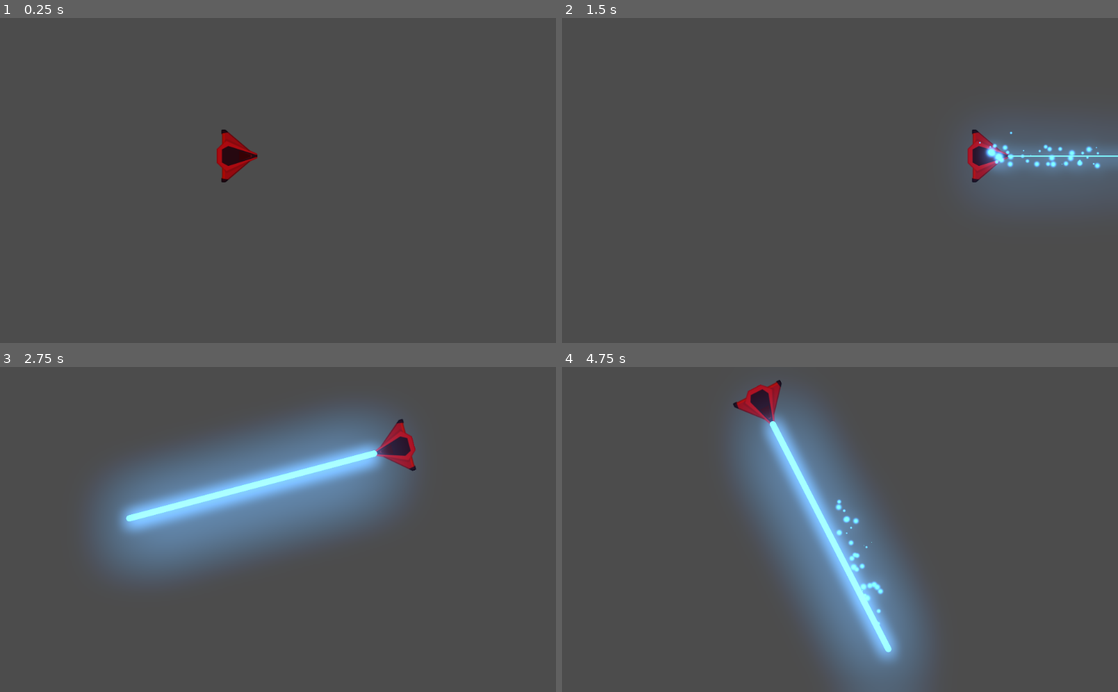
Above: before the commit, frames 1-4 (two rows, left to right).
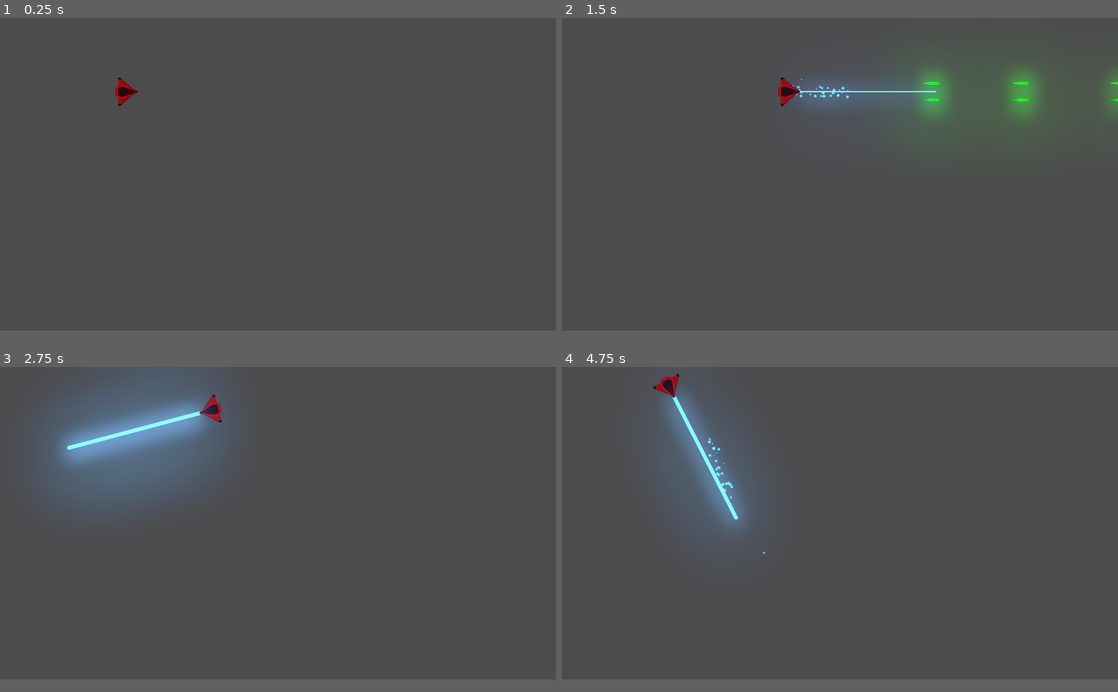
Above: after the commit, the same moments.

Repository: santiagonickisch/Space_Issues
Game: Godot game, scene res://Juego/Niveles/NivelTest.tscn
Two runs of this game, one before a commit and one after it. Both use one fixed random seed, a clock stepped at 60 frames per second and the inputs below.
Inputs (mouse positions are in pixels of both pictures, inside the frame that each line leads up to):
- Up to frame 1 (0.25 s): no input
- Up to frame 2 (1.5 s): tap Enter at 0.5 s; move the mouse to (962, 164) at 0.52 s; press the mouse at (962, 164) at 0.53 s; hold W (mover_adelante) 0.53-1.28 s; move the mouse to (728, 196) at 1.27 s; release the mouse at (728, 196) at 1.28 s; hold S (mover_atras) from 1.28 s (still down); tap Space (disparo_secundario) at 1.35 s
- Up to frame 3 (2.75 s): move the mouse to (333, 458) at 2.02 s; release S (mover_atras) at 2.03 s; hold W (mover_adelante) from 2.03 s (still down); hold A (rotar_antihorario) from 2.03 s (still down)
- Up to frame 4 (4.75 s): move the mouse to (812, 594) at 2.77 s; release A (rotar_antihorario) at 2.78 s; tap D (rotar_horario) at 2.85 s; move the mouse to (1006, 578) at 3.52 s; release W (mover_adelante) at 3.53 s; press the mouse at (1006, 578) at 3.53 s; hold S (mover_atras) from 3.53 s (still down); move the mouse to (673, 480) at 4.27 s; release the mouse at (673, 480) at 4.28 s; tap Space (disparo_secundario) at 4.35 s
In our replay, the window is 800x468 before the commit and 800x450 after it. These sizes can differ from the game's own. Grey fills any space a smaller window leaves; there, only what the larger window draws over its background counts as a difference.

The runs differ from the first frame. In frame 1, 0.8% of the frame differs, in the area x 20-47%, y 18-51%; in frame 2, 9.4%; in frame 3, 27%, in the area x 7-75%, y 0-66%; in frame 4, 22%.

Commit message:
Clase 5.1
- Ajustado Display/window/size
- Ajustado Display/Window/Stretch
- Agregado icono personalizado del proyecto
- 5 mascaras hechas

Diff:
--- a/Juego/Niveles/NivelTest.tscn
+++ b/Juego/Niveles/NivelTest.tscn
@@ -1,14 +1,21 @@
-[gd_scene load_steps=5 format=2]
+[gd_scene load_steps=6 format=2]
 
 [ext_resource path="res://Juego/Naves/Player/Player.tscn" type="PackedScene" id=1]
 [ext_resource path="res://Juego/Niveles/Nivel.gd" type="Script" id=2]
 [ext_resource path="res://Juego/SFX/disparo_laser_sfx.ogg" type="AudioStream" id=3]
 [ext_resource path="res://default_env.tres" type="Environment" id=4]
+[ext_resource path="res://Juego/Proyectiles/ProyectilPlayer.tscn" type="PackedScene" id=5]
 
 [node name="Nivel" type="Node2D"]
 script = ExtResource( 2 )
 
 [node name="Player" parent="." instance=ExtResource( 1 )]
+z_index = 50
+z_as_relative = false
+collision_mask = 6
+
+[node name="Canion" parent="Player" index="2"]
+proyectil = ExtResource( 5 )
 
 [node name="disparoSFX" parent="Player/Canion" index="2"]
 stream = ExtResource( 3 )
--- a/Juego/Proyectiles/Laser/LaserBeam2D.tscn
+++ b/Juego/Proyectiles/Laser/LaserBeam2D.tscn
@@ -61,6 +61,8 @@
 color_ramp = SubResource( 2 )
 
 [node name="LaserBeam2D" type="RayCast2D"]
+z_index = 40
+z_as_relative = false
 enabled = true
 cast_to = Vector2( 0, 0 )
 script = ExtResource( 1 )
--- /dev/null
+++ b/Juego/Proyectiles/ProyectilEnemigo.tscn
@@ -0,0 +1,25 @@
+[gd_scene load_steps=4 format=2]
+
+[ext_resource path="res://Juego/Proyectiles/Proyectiles.tscn" type="PackedScene" id=1]
+[ext_resource path="res://Juego/Proyectiles/proyectil_enemigo.png" type="Texture" id=2]
+
+[sub_resource type="CapsuleShape2D" id=1]
+radius = 4.99996
+height = 26.0001
+
+[node name="ProyectilEnemigo" instance=ExtResource( 1 )]
+z_index = 39
+collision_layer = 16
+collision_mask = 5
+
+[node name="Sprite" parent="." index="0"]
+modulate = Color( 0.701179, 0.303131, 0.902344, 1 )
+texture = ExtResource( 2 )
+
+[node name="CollisionShape2D" parent="." index="1"]
+modulate = Color( 1, 1, 1, 1 )
+shape = SubResource( 1 )
+
+[node name="VisibilityNotifier2D" parent="." index="2"]
+position = Vector2( -1.72853e-06, 9.53674e-07 )
+scale = Vector2( 1.8, 0.5 )
--- /dev/null
+++ b/Juego/Proyectiles/ProyectilPlayer.tscn
@@ -0,0 +1,16 @@
+[gd_scene load_steps=3 format=2]
+
+[ext_resource path="res://Juego/Proyectiles/Proyectiles.tscn" type="PackedScene" id=1]
+
+[sub_resource type="CapsuleShape2D" id=1]
+radius = 5.99991
+height = 48.0001
+
+[node name="ProyectilPlayer" instance=ExtResource( 1 )]
+z_index = 40
+collision_layer = 8
+collision_mask = 6
+
+[node name="CollisionShape2D" parent="." index="1"]
+modulate = Color( 1, 1, 1, 1 )
+shape = SubResource( 1 )
--- a/Juego/Proyectiles/Proyectiles.tscn
+++ b/Juego/Proyectiles/Proyectiles.tscn
@@ -1,14 +1,11 @@
-[gd_scene load_steps=4 format=2]
+[gd_scene load_steps=3 format=2]
 
 [ext_resource path="res://Juego/Proyectiles/proyectil_player.png" type="Texture" id=1]
 [ext_resource path="res://Juego/Proyectiles/Proyectiles.gd" type="Script" id=2]
 
-[sub_resource type="CapsuleShape2D" id=1]
-radius = 7.0
-height = 48.0
-
 [node name="Proyectil" type="Area2D"]
 position = Vector2( 42, -29 )
+z_as_relative = false
 script = ExtResource( 2 )
 
 [node name="Sprite" type="Sprite" parent="."]
@@ -19,7 +16,6 @@
 [node name="CollisionShape2D" type="CollisionShape2D" parent="."]
 modulate = Color( 0.172549, 0.027451, 1, 1 )
 rotation = 1.5708
-shape = SubResource( 1 )
 
 [node name="VisibilityNotifier2D" type="VisibilityNotifier2D" parent="."]
 modulate = Color( 1, 0, 0.74902, 1 )
--- a/project.godot
+++ b/project.godot
@@ -44,13 +44,28 @@
 
 [application]
 
-config/name="Space_Issues"
+config/name="Space Issues"
 run/main_scene="res://Juego/Niveles/NivelTest.tscn"
-config/icon="res://icon.png"
+config/icon="res://space_issues_icono.png"
 
 [autoload]
 
 Eventos="*res://Autoload/Eventos.gd"
+
+[display]
+
+window/size/width=1920
+window/size/height=1080
+window/size/resizable=false
+window/size/always_on_top=true
+window/size/test_width=1280
+window/size/test_height=720
+window/stretch/mode="2d"
+window/stretch/aspect="keep"
+
+[global]
+
+layernames=false
 
 [gui]
 
@@ -93,6 +108,14 @@
  ]
 }
 
+[layer_names]
+
+2d_physics/layer_1="player"
+2d_physics/layer_2="enemigo"
+2d_physics/layer_3="meteorito"
+2d_physics/layer_4="proyectil_player"
+2d_physics/layer_5="proyectil_enemigo"
+
 [physics]
 
 common/enable_pause_aware_picking=true
Binary file added: Juego/Proyectiles/proyectil_enemigo.png
Not shown, added: Juego/Proyectiles/proyectil_enemigo.png.import
Not shown, changed: Juego/SFX/disparo_laser_sfx.ogg.import
Binary file added: space_issues_icono.png
Not shown, added: space_issues_icono.png.import
